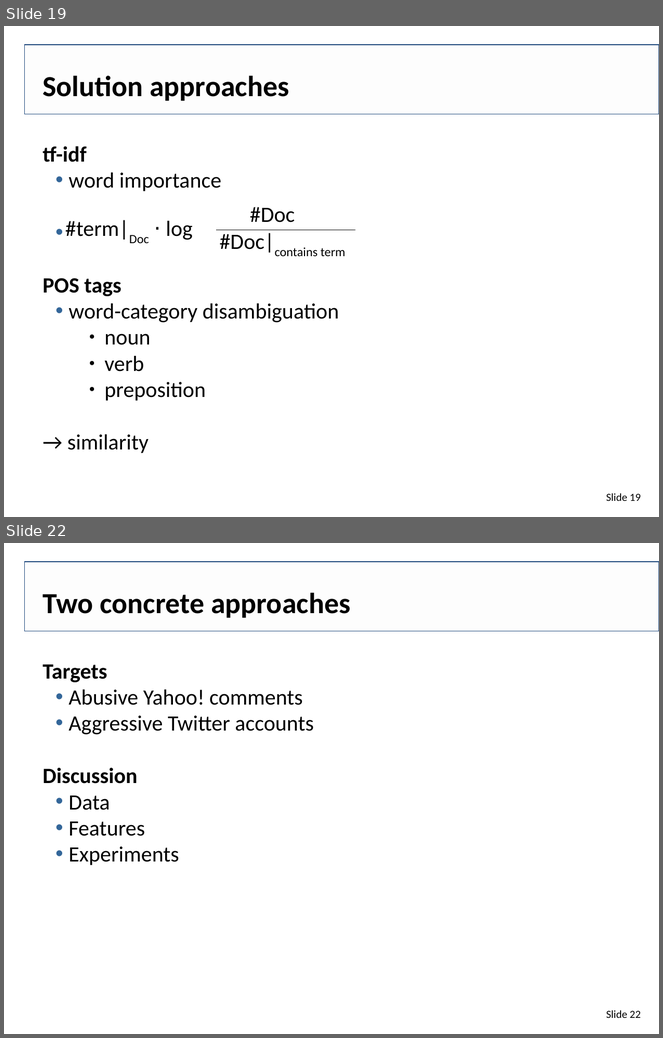
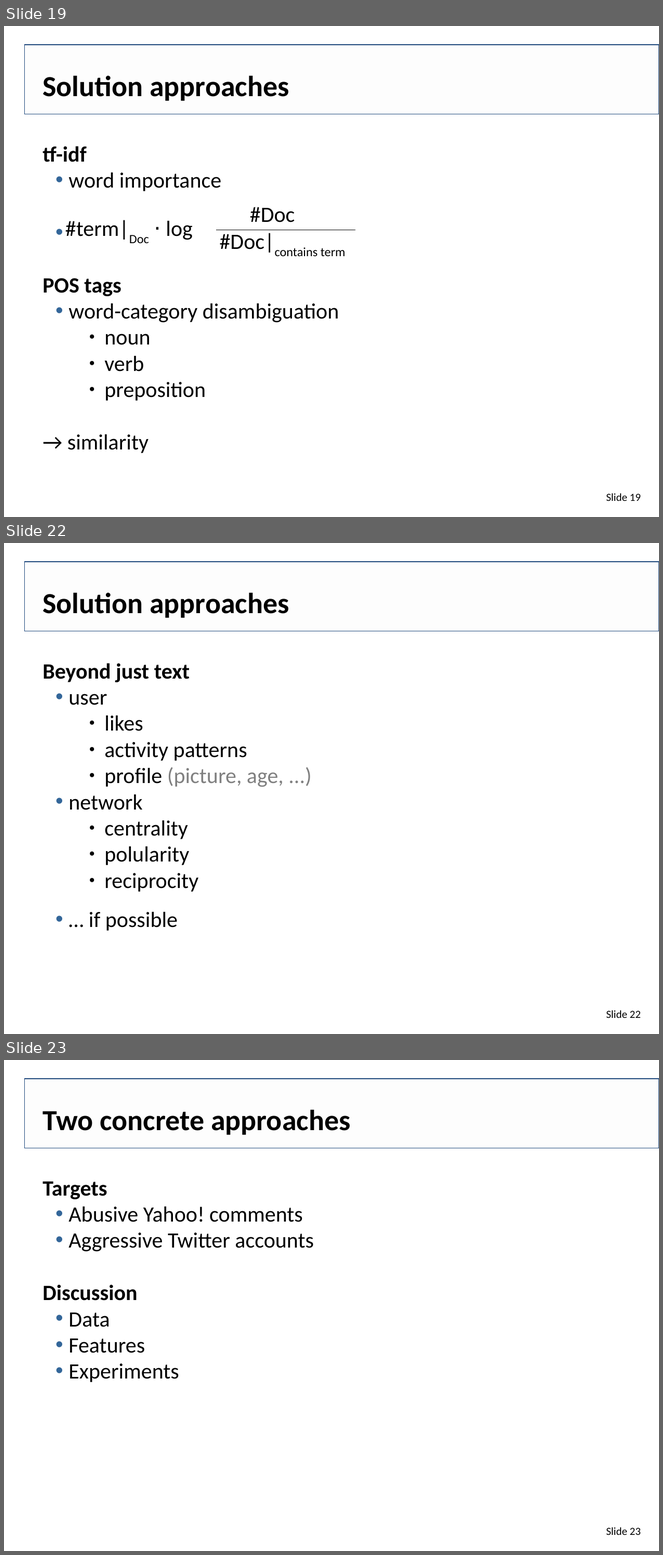
Before and after one commit to IllDepence/websci_ss2017, a slide deck: pres/Tarek_Saier_Abusive_behavior_in_social_media.odp. Shown one above the other, each under a label of ours: slides 19 and 22 before the commit, slides 19, 22 and 23 after it; the slides between them are not shown. The pictures are 663x1038 and 663x1555 pixels, drawn with LibreOffice and Linux fonts; fonts in the diff are those of the drawing; background and template pictures are left out. Boxes give left, top, right and bottom in pixels: in the first picture for what was removed or moved away, otherwise in the second. Text is boxed around its words. In the diff, an @@ line names an element or a change of style, - is before the commit and + after.

```diff
--- a/pres/Tarek_Saier_Abusive_behavior_in_social_media.odp
+++ b/pres/Tarek_Saier_Abusive_behavior_in_social_media.odp
@@ slide 22 added at <box>4,543,659,1034</box>, background #FFFFFF; not listed: 3 template elements that a slide beside it also shows @@
@@ text added at <box>42,592,289,618</box>, 32 pt, text #000000, bold @@
+Solution approaches
@@ text added at <box>42,663,284,931</box>, 24 pt, text #000000 @@
+Beyond just text
+  • user
+      ● likes
+      ● activity patterns
+      ● profile (picture, age, ...)
+  • network
+      ● centrality
+      ● polularity
+      ● reciprocity
+  • … if possible
@@ what was slide 22 is now slide 23 @@
@@ page number at <box>606,1527,641,1535</box>: text changed @@
-Slide 22
+Slide 23
```
Also in this commit, not shown: 1 slide changed, 1 other slide added, 1 slide removed.
